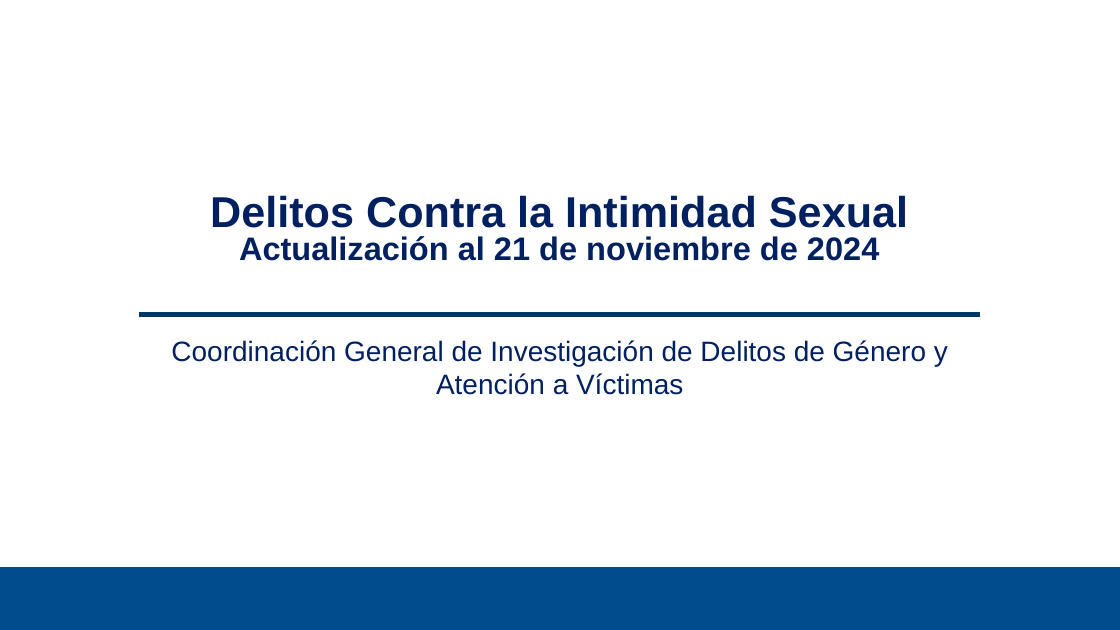
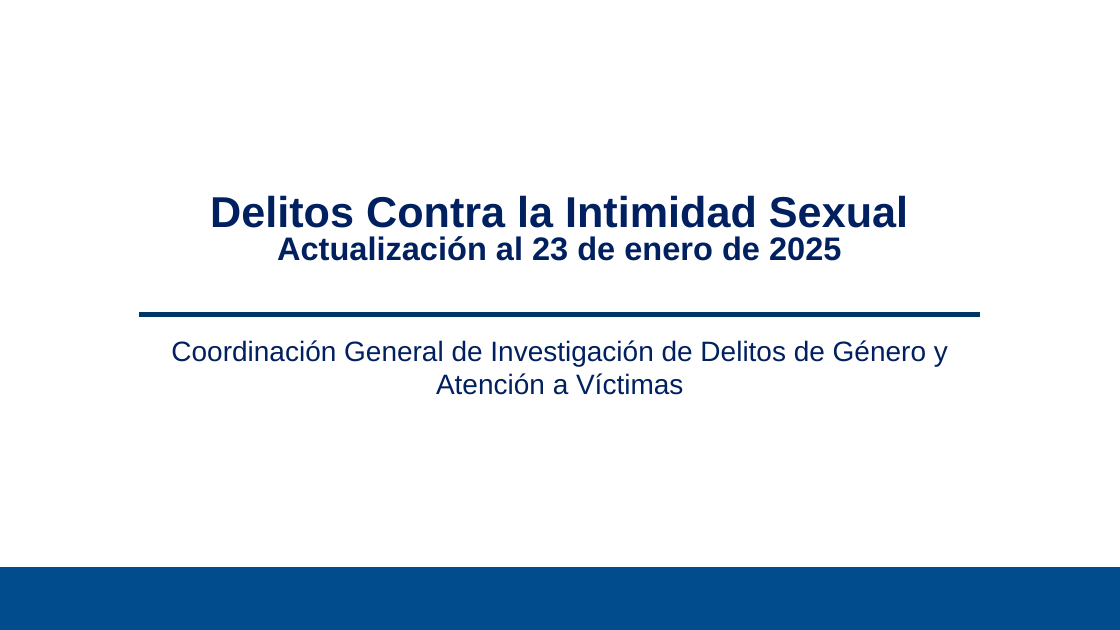
Before and after one commit to JuodaanViinaa/Fiscalia, a slide deck: slide 1 of InformeDCIS/Template.pptx. Drawn at 1120x630 pixels with LibreOffice and Linux fonts; fonts in the diff are those of the drawing. Boxes give left, top, right and bottom in pixels: in the first picture for what was removed or moved away, otherwise in the second. Text is boxed around its words. In the diff, an @@ line names an element or a change of style, - is before the commit and + after.

```diff
--- a/InformeDCIS/Template.pptx
+++ b/InformeDCIS/Template.pptx
@@ text at bbox=[277, 236, 841, 261]: text changed @@
-Actualización al 21 de noviembre de 2024
+Actualización al 23 de enero de 2025
```
Also in this commit, not shown: 24 other files.
